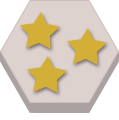
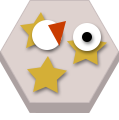
Two versions of the same layered image (119px x 120px). Layer-by-layer changes:
showed "Polygon 13" over [48, 21, 66, 46]
showed "Ellipse 2 copy" over [82, 32, 92, 42]
showed "Ellipse 1 copy" over [73, 23, 101, 51]
showed "Ellipse 1" (2nd of 2) over [32, 20, 62, 50]
